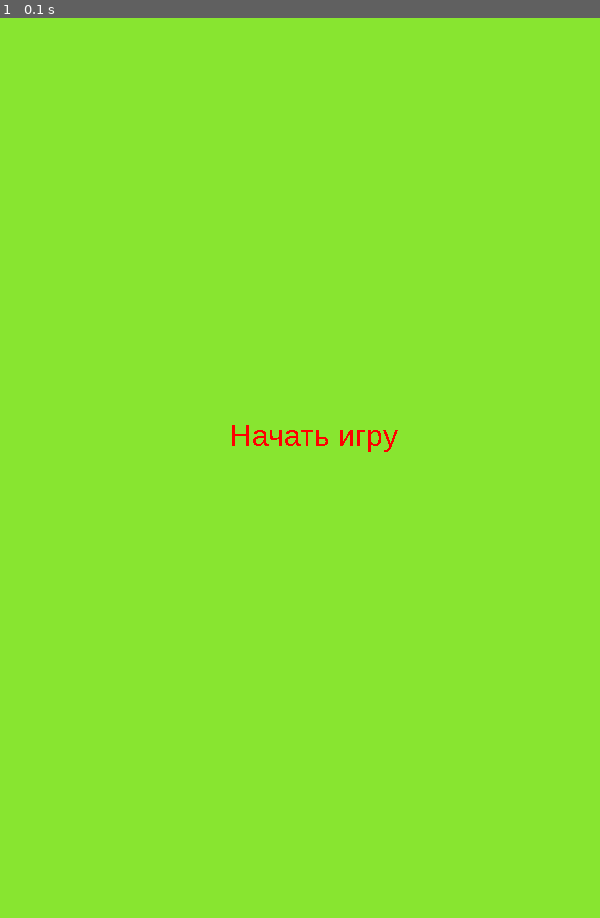
Above: before the commit, frame 1.
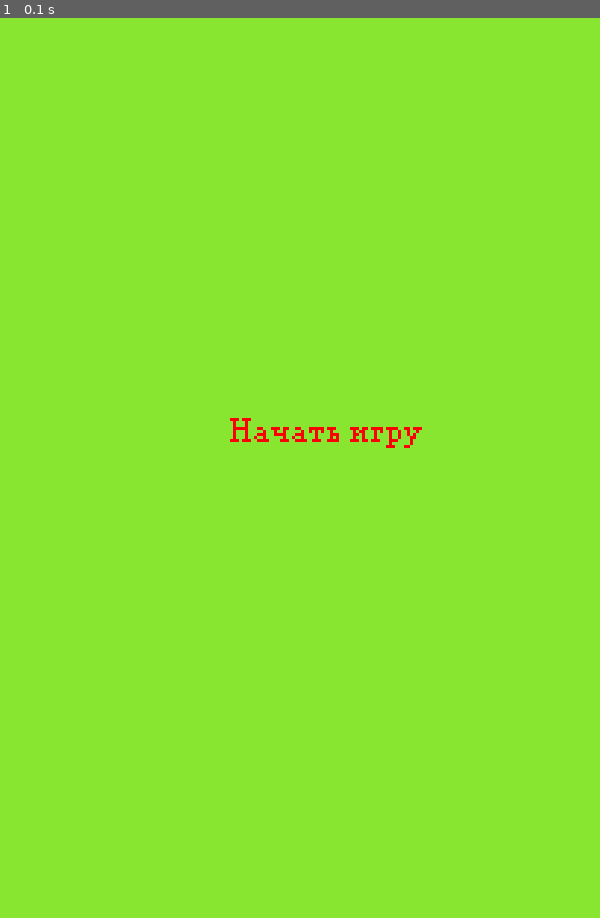
Above: after the commit, the same moment.

Repository: GregVtor/Pygame_Project
Game: pygame game, started from main.py
Two runs of this game, one before a commit and one after it. Both use one fixed random seed, a clock stepped at 60 frames per second and the inputs below.
Inputs:
- Up to frame 1 (0.1 s): no input

The runs differ from the first frame. In frame 1, 0.3% of the frame differs, in the area x 38-71%, y 44-49%.

Commit message:
change font

Diff:
--- a/main.py
+++ b/main.py
@@ -1,5 +1,10 @@
 import pygame
+import os
 from GameButton_class import GameButton
+
+
+def font_adr(name):
+    return os.path.join('data', 'fonts', name)
 
 
 def start_screen(clock, screen):
@@ -12,7 +17,7 @@
     group = pygame.sprite.Group()
     sprite = GameButton(group, {'start': [['backgrounds', 'Background.png'],
                                           1, 1]}, (600, 900), (0, 0), stop)
-    font = pygame.font.SysFont('arial', 30)
+    font = pygame.font.Font(font_adr('Pixel Times.ttf'), 30)
     text = font.render('Начать игру', False, 'red')
     while running:
         tick = clock.tick(60) / 1000
Binary file added: data/fonts/Pixel Times.ttf
